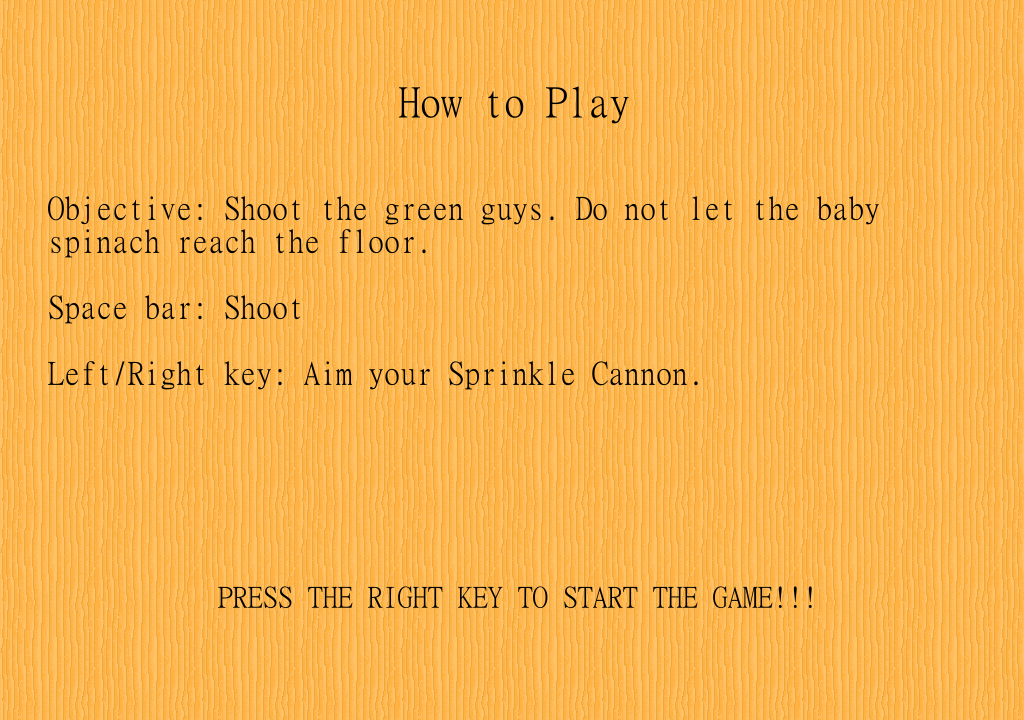
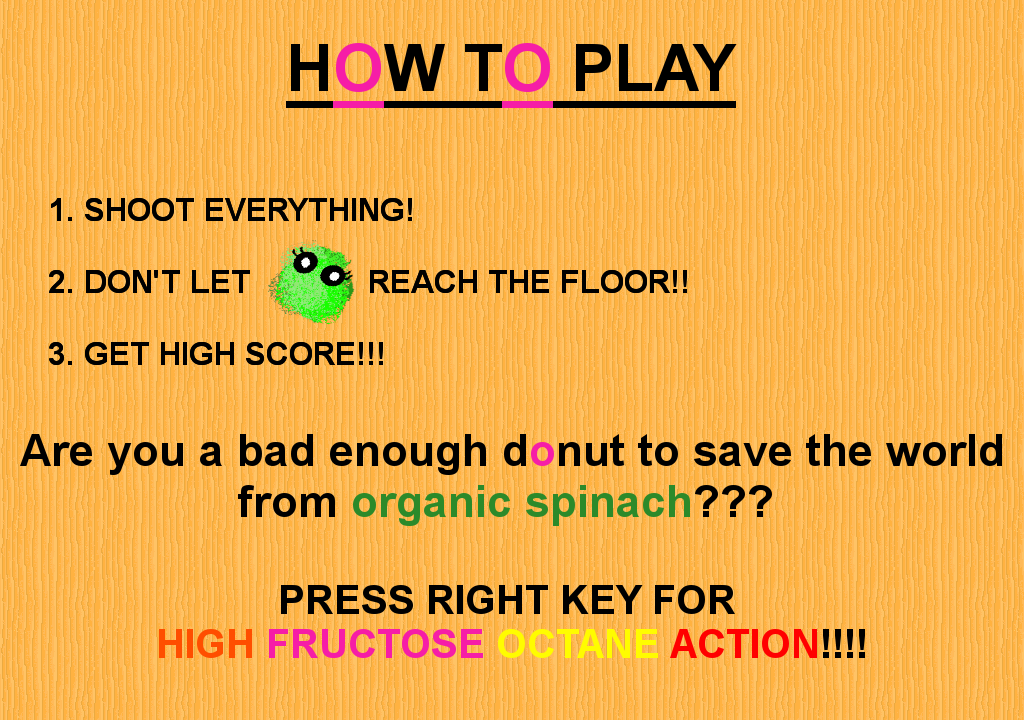
Revision of a layered 1024px x 720px image; what changed, layer by layer:
renamed "PRESS THE RIGHT KEY TO START T..." to "Are you a bad enough donut to ...", painted on it over [20, 434, 1002, 658]
added layer "1. SHOOT EVERYTHING! ..." (1st of 2) above "1. SHOOT EVERYTHING! ..." over [49, 198, 687, 365]
renamed "Objective: Shoot the green guy..." to "1. SHOOT EVERYTHING! ...", painted on it over [48, 196, 879, 390]
renamed "How to Play" to "HOW TO PLAY", painted on it over [286, 43, 737, 124]
